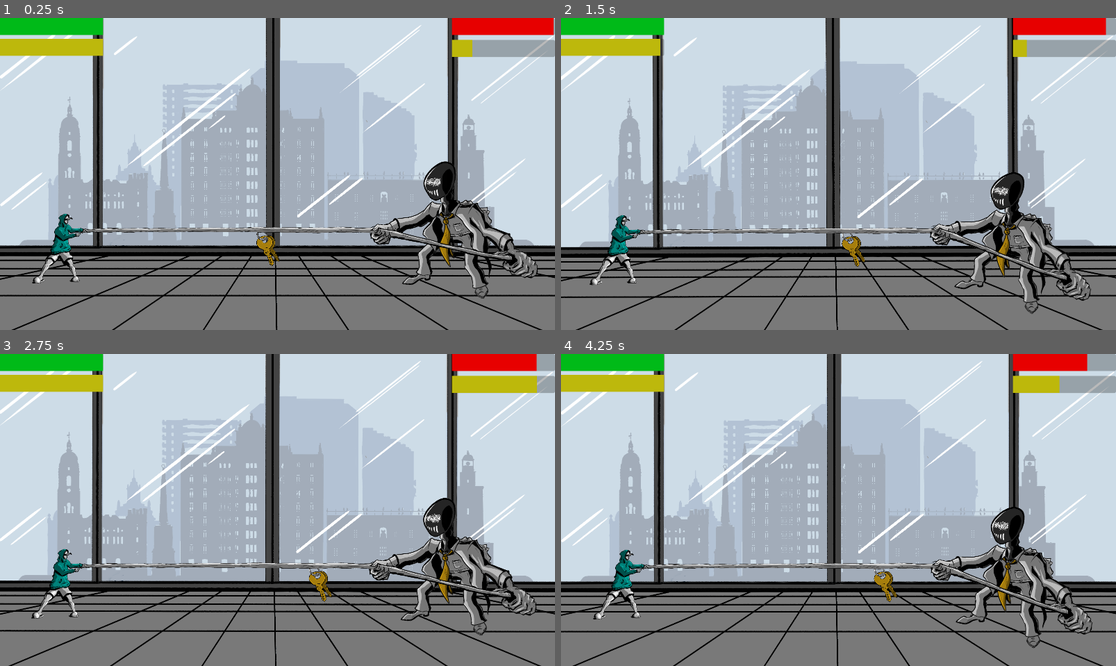
Above: before the commit, frames 1-4 (two rows, left to right).
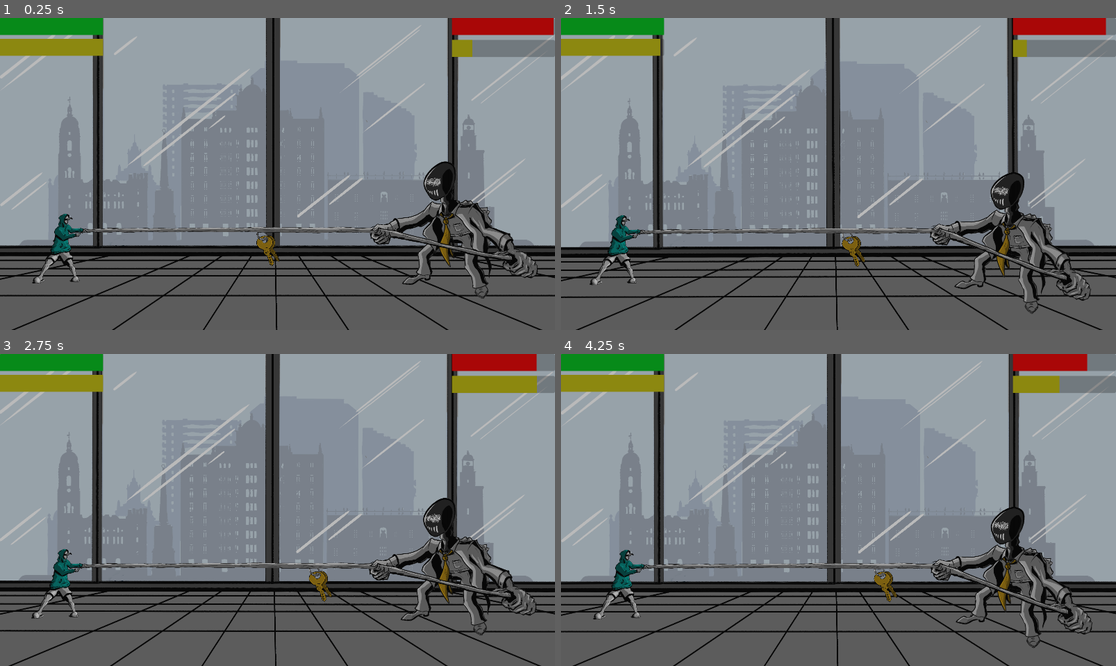
Above: after the commit, the same moments.

Repository: Xiphereal/CivisJam
Game: Godot game, scene res://scenes/intro.tscn
The game is run twice, just before and just after one commit, with the same random seed, the same clock (stepped at 60 frames per second) and the same inputs.
Inputs (mouse positions are in pixels of both pictures, inside the frame that each line leads up to):
- Up to frame 1 (0.25 s): no input
- Up to frame 2 (1.5 s): move the mouse to (960, 158) at 0.52 s; click (960, 158) at 0.6 s; move the mouse to (727, 189) at 1.27 s; click (727, 189) at 1.35 s
- Up to frame 3 (2.75 s): move the mouse to (333, 441) at 2.02 s; click (333, 441) at 2.1 s
- Up to frame 4 (4.25 s): move the mouse to (810, 572) at 2.77 s; click (810, 572) at 2.85 s; move the mouse to (1005, 556) at 3.52 s; click (1005, 556) at 3.6 s

The runs differ from the first frame. In frame 1, 88% of the frame differs, in the area x 0-100%, y 0-100%; in frame 2, 88%; in frame 3, 88%; in frame 4, 88%.

Commit message:
feat: game over state input is disabled for 3 secs

Diff:
--- a/scenes/did_i_win_or_lose.gd
+++ b/scenes/did_i_win_or_lose.gd
@@ -3,13 +3,22 @@
 const WIN_SCREEN = preload("res://art/Win.png")
 const GAME_OVER_SCREEN = preload("res://art/GameOver.png")
 
+@onready var enable_input_after: Timer = $EnableInputAfter
+
 func win():
 	icon = WIN_SCREEN
-	visible = true
+	_display()
 
 func lose():
 	icon = GAME_OVER_SCREEN
+	_display()
+
+func _display():
 	visible = true
+	enable_input_after.start()
 
 func _on_pressed() -> void:
 	get_tree().reload_current_scene()
+
+func _enable_input_after_timeout() -> void:
+	disabled = false
--- a/scenes/main.tscn
+++ b/scenes/main.tscn
@@ -311,7 +311,6 @@
 
 [node name="DidIWinOrLose" type="Button" parent="CanvasLayer/Control"]
 unique_name_in_owner = true
-visible = false
 layout_mode = 1
 anchors_preset = -1
 anchor_left = 0.00520833
@@ -324,8 +323,12 @@
 offset_bottom = 18.0
 grow_horizontal = 2
 grow_vertical = 2
+disabled = true
 script = ExtResource("13_tykf0")
 metadata/_edit_use_anchors_ = true
+
+[node name="EnableInputAfter" type="Timer" parent="CanvasLayer/Control/DidIWinOrLose"]
+wait_time = 3.0
 
 [node name="Music" type="AudioStreamPlayer" parent="."]
 unique_name_in_owner = true
@@ -341,3 +344,4 @@
 [connection signal="timeout" from="Boss/SuddentPull" to="Boss/SuddentPull" method="_on_timeout"]
 [connection signal="timeout" from="Boss/BossExhaust" to="Key" method="_on_boss_force_loss_timeout"]
 [connection signal="pressed" from="CanvasLayer/Control/DidIWinOrLose" to="CanvasLayer/Control/DidIWinOrLose" method="_on_pressed"]
+[connection signal="timeout" from="CanvasLayer/Control/DidIWinOrLose/EnableInputAfter" to="CanvasLayer/Control/DidIWinOrLose" method="_enable_input_after_timeout"]
